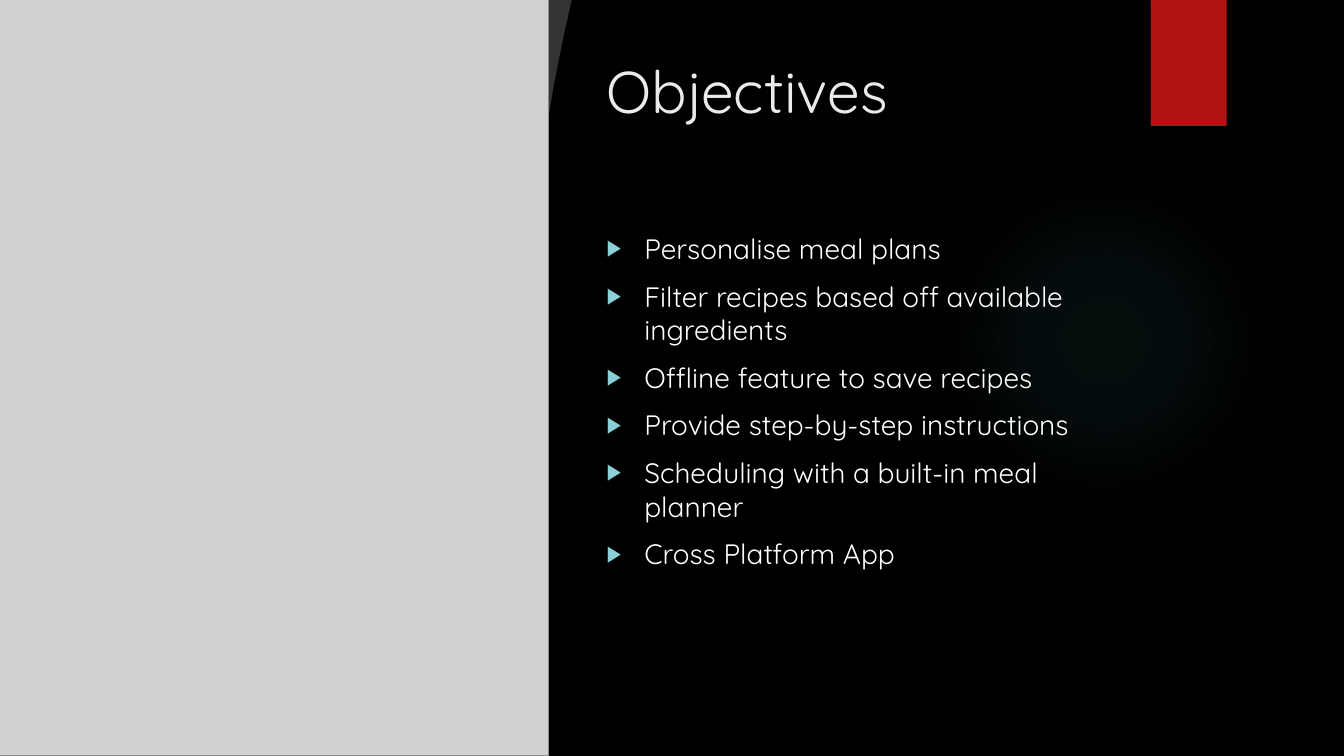
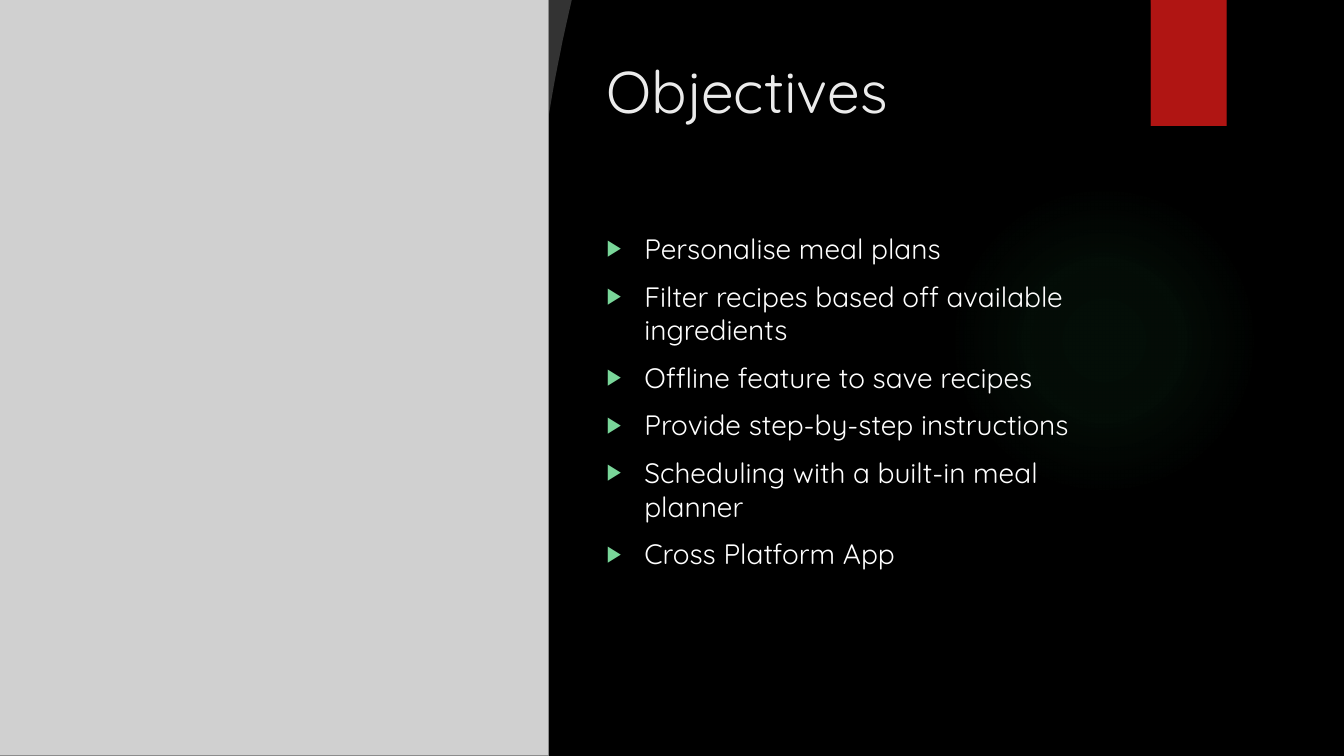
Before and after one commit to NathanTh3Gr3at/ITPV302_Project, a slide deck: slide 3 of PowerPoint Slides/ITPV302 - Presentation.pptx. Drawn at 1344x756 pixels with LibreOffice and Linux fonts; fonts in the diff are those of the drawing; grey boxes stand for pictures; background and template pictures are left out. Boxes give left, top, right and bottom in pixels: in the first picture for what was removed or moved away, otherwise in the second. Text is boxed around its words. In the diff, an @@ line names an element or a change of style, - is before the commit and + after.

```diff
--- a/PowerPoint Slides/ITPV302 - Presentation.pptx
+++ b/PowerPoint Slides/ITPV302 - Presentation.pptx
@@ text "Personalise meal plans" at (644,238,1069,570): bullet colour #8AD0D6 to #79D699 @@
```
Also in this commit, not shown: 3 other slides changed, 1 slide added.
